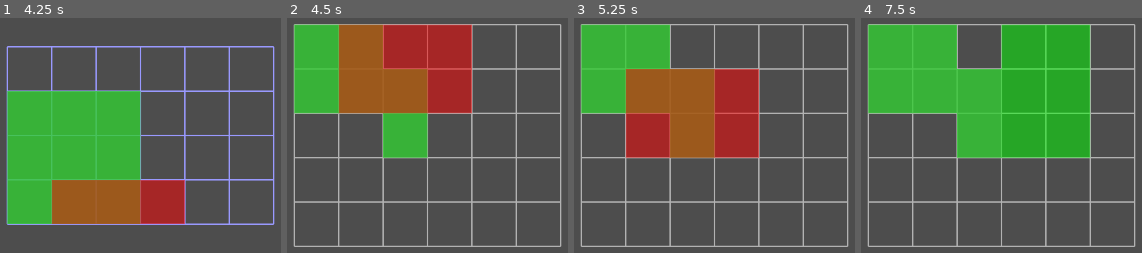
Above: before the commit, frames 1-4 (left to right).
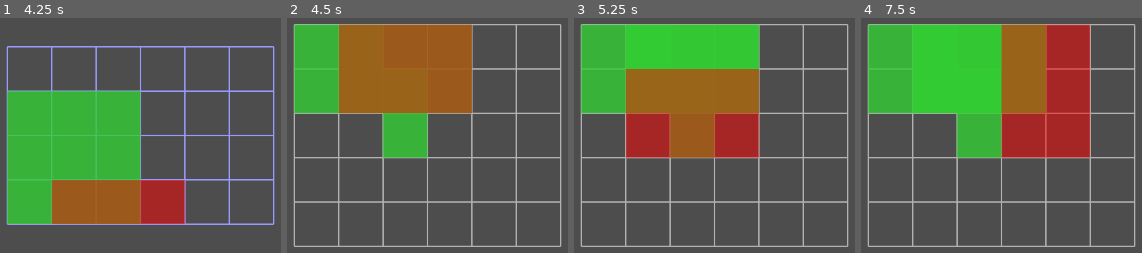
Above: after the commit, the same moments.

Repository: BigBarfEaterBBE/supermarket_simulator
Game: Godot game, scene res://supermarket simulator/scenes/grid_root.tscn
The game is run twice, just before and just after one commit, with the same random seed, the same clock (stepped at 60 frames per second) and the same inputs.
Inputs:
- Up to frame 1 (4.25 s): tap Enter (place_item) at 0.5, 0.6, 1.55, 2, 2.1, 3.05, 3.5 s; hold D (move_right) 0.53-1.28 s; tap R (rotate_item) at 0.8, 1.35, 2.3, 2.85, 3.8 s; tap Space at 1.25, 2.75 s; hold S (move_down) 1.28-2.03 s; hold D (move_right) 2.03-2.78 s; hold W (move_up) 2.78-3.53 s; hold A (move_left) from 3.53 s (still down); tap E (view_next) at 3.6 s
- Up to frame 2 (4.5 s): keep holding A (move_left); tap Space at 4.25 s; tap Q (view_prev) at 4.35 s
- Up to frame 3 (5.25 s): tap Enter (place_item) at 4.55 s; release A (move_left) at 5.03 s; hold S (move_down) from 5.03 s (still down); tap Alt at 5.1 s
- Up to frame 4 (7.5 s): tap R (rotate_item) at 5.3, 6.8, 7.35 s; release S (move_down) at 5.78 s; hold D (move_right) 5.78-6.53 s; tap Shift at 5.85 s; tap Enter (place_item) at 6.05, 6.6 s; hold W (move_up) 6.53-7.28 s; hold D (move_right) from 7.28 s (still down)

Frame 1 is identical in both runs. In frame 2, 8.9% of the frame differs, in the area x 34-66%, y 2-41%; in frame 3, 12%; in frame 4, 29%, in the area x 18-82%, y 2-60%.

Commit message:
12/30 9:11 PM added stacking an I think it works but it's kind of hard to tell rn because i have no assets

Diff:
--- a/supermarket simulator/grid_root.gd
+++ b/supermarket simulator/grid_root.gd
@@ -8,6 +8,7 @@
 var placed_items := [] #each entry = pos: vector3i, size: vector3i
 var placed_visuals: Node2D
 var grid = [] #2d array track occupancy
+var grid_3d := {} #dict<Vector3i, bool>
 var cursor_3d := Vector3i.ZERO
 var current_item = {"name":"Milk", "size":Vector3i(1,3,2)} # width x height x depth
 
@@ -67,7 +68,22 @@
 
 	#place item
 	if Input.is_action_just_pressed("place_item"):
-		place_item_if_valid(cursor_3d)
+		var place_pos := cursor_3d
+		if views[view_index] == "top":
+			var y := find_stack_height(cursor_3d, current_item["size"])
+			if y == -1:
+				return
+			place_pos.y = y
+		else:
+			if not has_support(cursor_3d, current_item["size"]):
+				return
+			place_pos.y = cursor_3d.y
+		placed_items.append({
+			"pos": place_pos,
+			"size": current_item["size"]
+		})
+		rebuild_grid()
+		redraw_placed_items()
 
 	#rotate item
 	if Input.is_action_just_pressed("rotate_item"):
@@ -95,9 +111,16 @@
 
 	preview_rect.size = size_2d * cell_size
 	preview_rect.position = get_viewport_rect().size / 2 - grid_offset + Vector2(cursor_2d.x * cell_size, cursor_2d.y * cell_size)
-	preview_rect.color = Color(0,1,0,0.5) if can_place_with_depth(cursor_3d) else Color(1,0,0,0.5)
+	preview_rect.color = Color(0,1,0,0.5) if can_place_preview(cursor_3d) else Color(1,0,0,0.5)
 
 #----------------PLACEMENT----------------
+func can_place_preview(pos: Vector3i) -> bool:
+	if collides_3d(pos, current_item["size"]):
+		return false
+	if views[view_index] == "top":
+		return find_stack_height(pos, current_item["size"]) != -1
+	return has_support(pos, current_item["size"])
+
 func can_place_with_depth(pos_3d: Vector3i) -> bool:
 	#must be absoslute bottom
 	if pos_3d.y != 0:
@@ -120,6 +143,17 @@
 	set_grid_color(view_index)
 
 func rebuild_grid():
+	# --- rebuild 3D occupancy ---
+	grid_3d.clear()
+	for item in placed_items:
+		var pos: Vector3i = item["pos"]
+		var size: Vector3i = item["size"]
+		for y in range(size.y):
+			for z in range(size.z):
+				for x in range(size.x):
+					grid_3d[pos + Vector3i(x, y, z)] = true
+
+	# --- rebuild 2D grid for current view ---
 	grid_size = get_grid_size_for_view()
 	grid.clear()
 	grid.resize(grid_size.y)
@@ -127,18 +161,21 @@
 		grid[y] = []
 		for x in range(grid_size.x):
 			grid[y].append(false)
-	#project placed items
-	for item in placed_items:
-		var size_2d := get_item_size_for_view_from_3d(item["size"])
-		var pos_2d := get_cursor_2d_from_3d(item["pos"], item["size"])
-		for y in range(size_2d.y):
-			for x in range(size_2d.x):
-				var gx := pos_2d.x + x
-				var gy := pos_2d.y + y
-				if gx >= 0 and gy >= 0 and gx < grid_size.x and gy < grid_size.y:
-					grid[gy][gx] = true
-	grid_offset = grid_size * cell_size / 2
+
+	# --- project 3D occupancy into 2D ---
+	for cell in grid_3d.keys():
+		var pos_2d := get_cursor_2d_from_3d(cell)
+		if pos_2d.x >= 0 and pos_2d.y >= 0 \
+		and pos_2d.x < grid_size.x and pos_2d.y < grid_size.y:
+			grid[pos_2d.y][pos_2d.x] = true
+
+	# --- grid visuals ---
+	grid_offset = Vector2(
+		grid_size.x * cell_size / 2,
+		grid_size.y * cell_size / 2
+	)
 	draw_grid_lines()
+
 
 func draw_grid_lines():
 	for child in grid_lines.get_children():
@@ -171,6 +208,24 @@
 		line.default_color = colors[index]
 
 #----------------UTILITIES----------------
+func collides_3d(pos: Vector3i, size: Vector3i) -> bool:
+	for y in range(size.y):
+		for z in range(size.z):
+			for x in range(size.x):
+				var cell = pos + Vector3i(x, y, z)
+				if grid_3d.has(cell):
+					return true
+	return false
+
+func find_stack_height(pos: Vector3i, size: Vector3i) -> int:
+	var y := container_size.y - size.y
+	while y >= 0:
+		var test_pos = Vector3i(pos.x, y, pos.z)
+		if has_support(test_pos, size) and not collides_3d(test_pos,size):
+			return y
+		y -= 1
+	return -1
+
 func get_grid_size_for_view() -> Vector2i:
 	match views[view_index]:
 		"top":
@@ -211,6 +266,18 @@
 		"side":
 			return Vector2i(pos.z,container_size.y - pos.y - size.y)
 	return Vector2i.ZERO
+
+func has_support(pos: Vector3i, size: Vector3i) -> bool:
+	#on floor
+	if pos.y == 0:
+		return true
+	#if box below is occupied
+	for z in range(size.z):
+		for x in range(size.x):
+			var below := Vector3i(pos.x + x, pos.y - 1, pos.z + z)
+			if grid_3d.has(below):
+				return true
+	return false
 
 func redraw_placed_items():
 	for child in placed_visuals.get_children():
